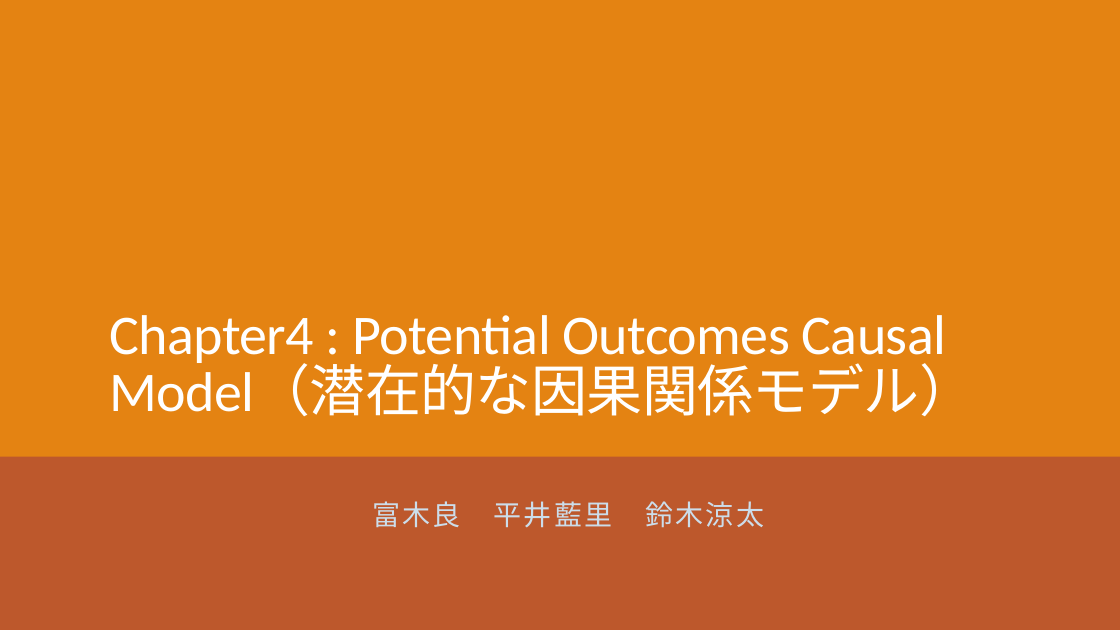
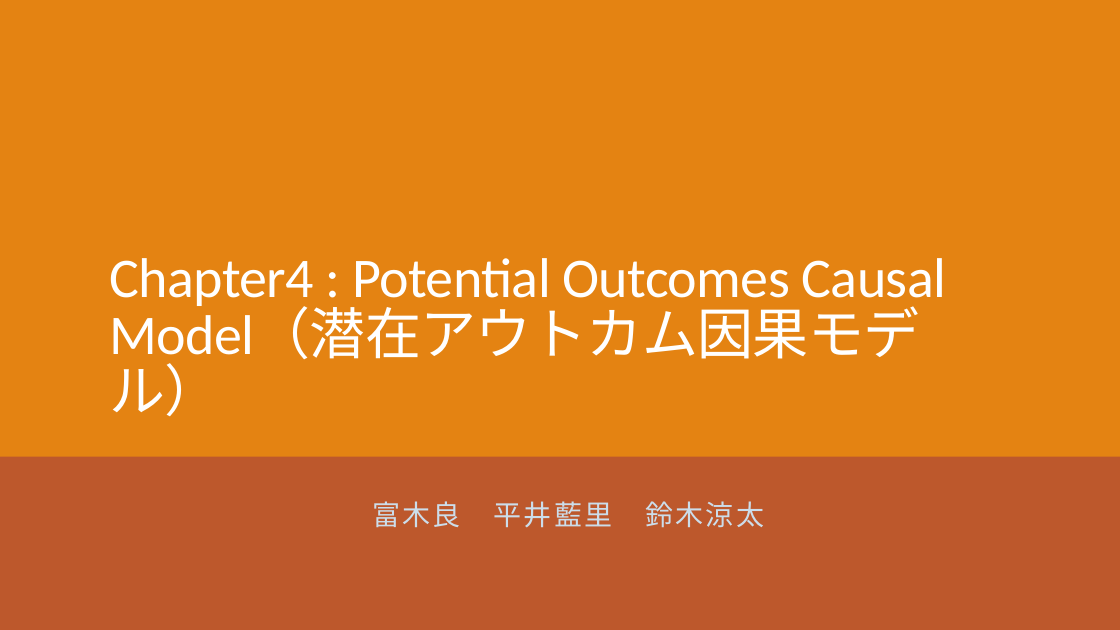
Before and after one commit to ritsuecon/owanseminar, a slide deck: slide 53 of 03-pocm/01-pocm_slides.pptx. Drawn at 1120x630 pixels with LibreOffice and Linux fonts; fonts in the diff are those of the drawing. Boxes give left, top, right and bottom in pixels: in the first picture for what was removed or moved away, otherwise in the second. Text is boxed around its words. In the diff, an @@ line names an element or a change of style, - is before the commit and + after.

```diff
--- a/03-pocm/01-pocm_slides.pptx
+++ b/03-pocm/01-pocm_slides.pptx
@@ title at [109, 258, 947, 416]: text changed @@
-Chapter4 : Potential Outcomes Causal Model（潜在的な因果関係モデル）
+Chapter4 : Potential Outcomes Causal Model（潜在アウトカム因果モデル）
```
Also in this commit, not shown: 12 other slides changed, 15 slides added, 11 slides removed.
